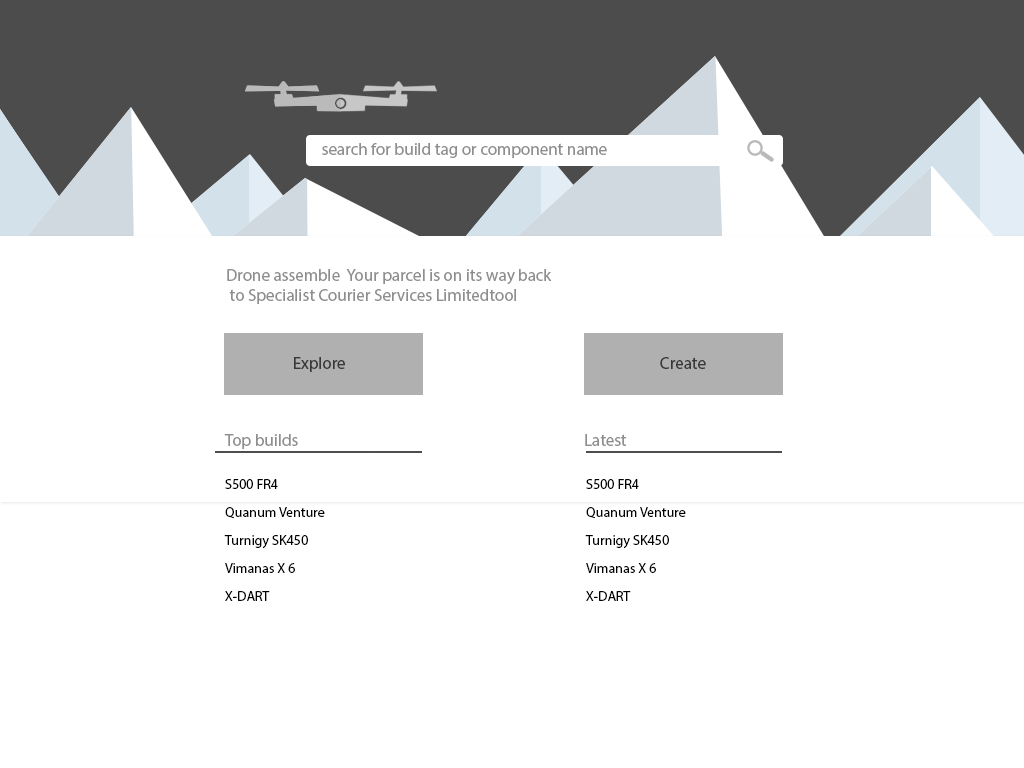
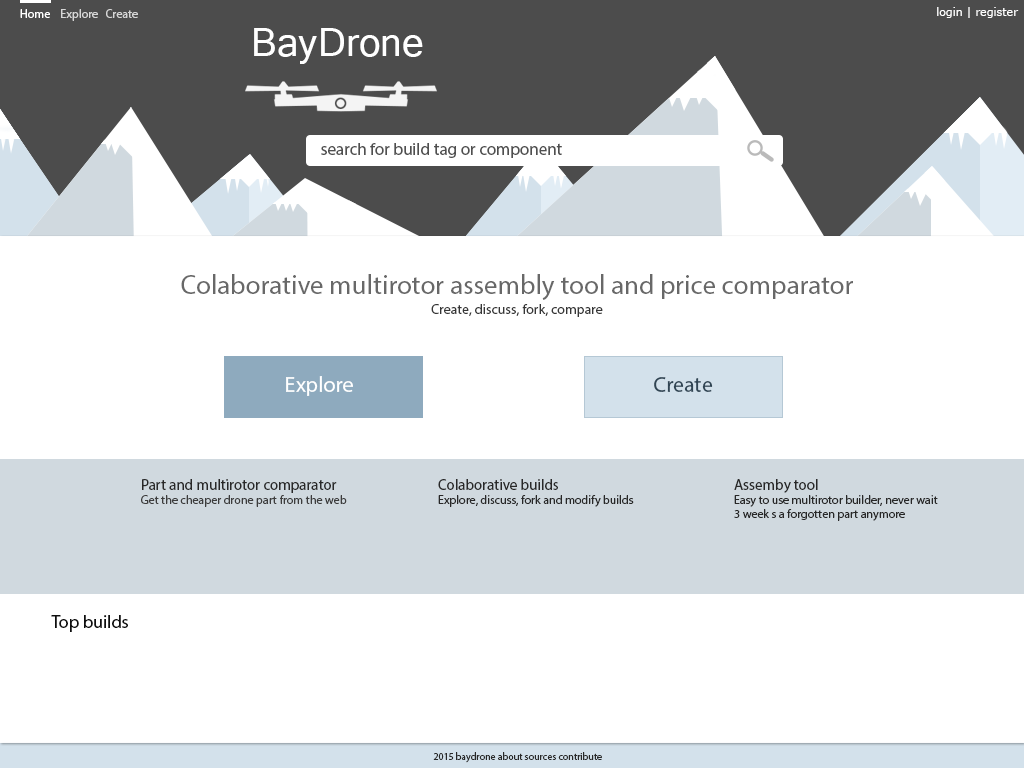
Layered file, before and after one edit (1024 x 768). Changes by layer:
removed layer "S500 FR4 Quanum Venture Turnigy SK450 Vimanas X 6 X-DART copie" from group "top" over [585, 479, 686, 601]
removed layer "S500 FR4 Quanum Venture Turnigy SK450 Vimanas X 6 X-DART" from group "top" over [224, 479, 325, 601]
added group "top menu" with 4 layers in group "top" over [20, 0, 1019, 21]
added group "main" with 2 layers in group "content" over [181, 274, 853, 317]
renamed "Drone assemble Your parcel is on its way back to Specialist C" to "Colaborative multirotor assembly tool and price comparator", moved it into group "main", painted on it over [181, 269, 853, 304]
moved "Top builds" into group "top builds", painted on it over [51, 434, 298, 632]
added group "mildle" with 4 layers in group "content" over [0, 459, 1024, 594]
added layer "Part and multirotor comparator Get the cheaper drone part from" in group "mildle" over [141, 479, 347, 507]
added layer "Assemby tool Easy to use multirotor builder, never wait 3 week" in group "mildle" over [734, 479, 938, 521]
added layer "Colaborative builds Explore, discuss, fork and modify builds" in group "mildle" over [438, 479, 634, 507]
added layer "cards" (2nd of 2, in "content" › "mildle") in group "mildle" over [0, 459, 1024, 594]
painted on "Calque 6 copie" over [584, 333, 783, 418]
painted on "Calque 6" over [224, 333, 423, 418]
renamed "search for build tag or component name" to "search for build tag or component", painted on it over [321, 143, 607, 158]
painted on "Calque 5" over [245, 81, 437, 112]
added layer "BayDrone" in group "back" over [254, 28, 423, 64]
painted on "mask" over [0, 236, 1024, 743]
painted on "shadow front" over [101, 56, 946, 213]
painted on "shadow back" over [0, 97, 1008, 194]
added group "footer" with 2 layers above "Calque 0" over [0, 742, 1024, 768]
added layer "Calque 9" in group "footer" over [0, 742, 1024, 768]
…and 11 more changes (6 added, 2 painted, 2 removed, 1 visibility)
